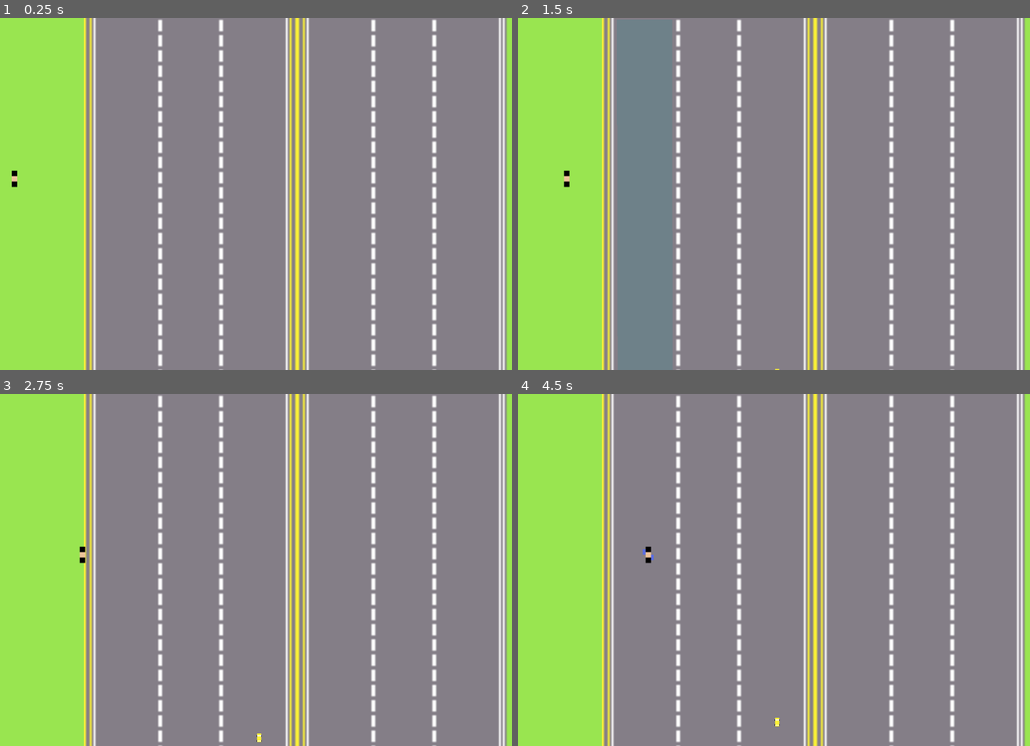
Above: before the commit, frames 1-4 (two rows, left to right).
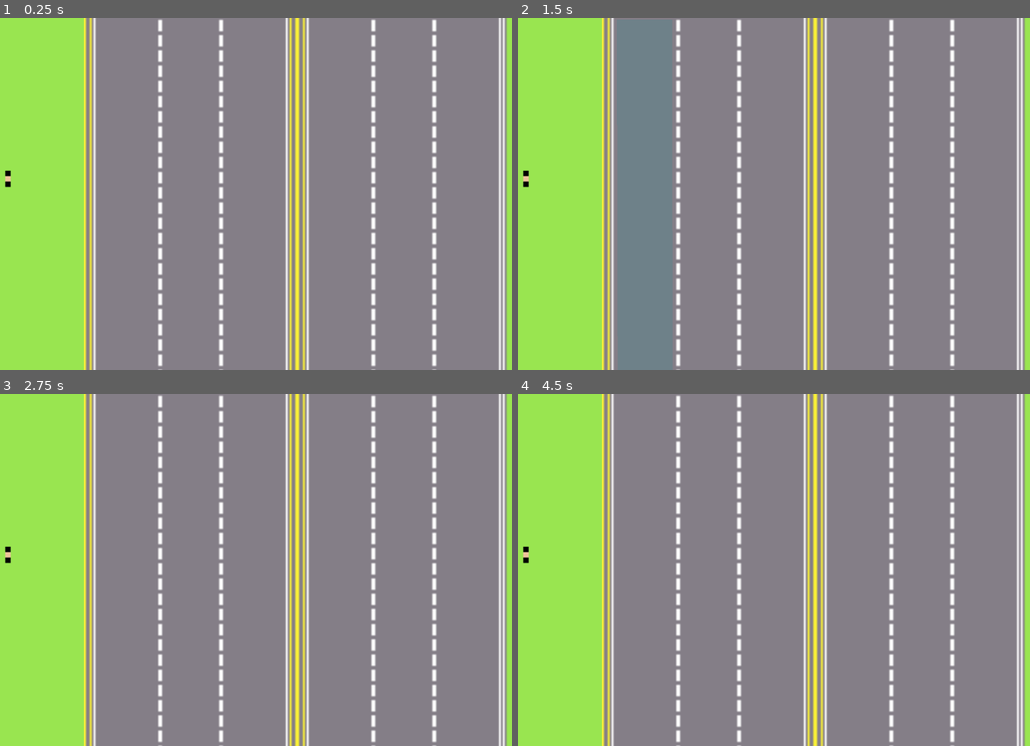
Above: after the commit, the same moments.

Repository: lewis785/gmtk-game-jam-2023
Game: Godot game, scene res://scenes/world.tscn
Same seed, same stepped clock (60 frames per second), same inputs: the game is played once before the commit and once after it.
Inputs (mouse positions are in pixels of both pictures, inside the frame that each line leads up to):
- Up to frame 1 (0.25 s): no input
- Up to frame 2 (1.5 s): move the mouse to (902, 176) at 0.52 s; click (902, 176) at 0.67 s; move the mouse to (635, 211) at 1.27 s; click (635, 211) at 1.42 s
- Up to frame 3 (2.75 s): move the mouse to (307, 492) at 2.02 s; click (307, 492) at 2.17 s
- Up to frame 4 (4.5 s): move the mouse to (733, 640) at 2.77 s; click (733, 640) at 2.92 s; move the mouse to (953, 622) at 3.52 s; click (953, 622) at 3.67 s; tap Enter at 4.25 s; move the mouse to (574, 517) at 4.27 s; click (574, 517) at 4.42 s

The runs differ from the first frame. In frame 1, 0.1% of the frame differs, in the area x 0-4%, y 43-49%; in frame 2, 0.1%; in frame 3, 0.1%; in frame 4, 0.2%, in the area x 0-52%, y 43-95%.
Error after the commit: Parse Error: Function "cbmove_and_slide()" not found in base self. (res://scripts/MoveComponent.gd:17)

Commit message:
ADD Score Component

Diff:
--- /dev/null
+++ b/scenes/components/ScoreComponent.tscn
@@ -0,0 +1,6 @@
+[gd_scene load_steps=2 format=3 uid="uid://ba80g6jmp6t1a"]
+
+[ext_resource type="Script" path="res://scripts/ScoreComponent.gd" id="1_jp1lo"]
+
+[node name="ScoreComponent" type="Node"]
+script = ExtResource("1_jp1lo")
--- /dev/null
+++ b/scenes/components/ScoreMainComponent.tscn
@@ -0,0 +1,6 @@
+[gd_scene load_steps=2 format=3 uid="uid://b8h0hqd3s77vk"]
+
+[ext_resource type="Script" path="res://scripts/ScoreMainComponent.gd" id="1_3mcln"]
+
+[node name="ScoreMainComponent" type="Node"]
+script = ExtResource("1_3mcln")
--- /dev/null
+++ b/scenes/person/Person.gd
@@ -0,0 +1,10 @@
+extends Node2D
+
+
+# Called when the node enters the scene tree for the first time.
+func _ready():
+	pass # Replace with function body.
+
+
+func _on_collision_component_body_entered(body):
+	#if body.group
--- a/scenes/person/Person.tscn
+++ b/scenes/person/Person.tscn
@@ -1,8 +1,10 @@
-[gd_scene load_steps=8 format=3 uid="uid://bsv8xxwo38t8m"]
+[gd_scene load_steps=9 format=3 uid="uid://bsv8xxwo38t8m"]
 
 [ext_resource type="Script" path="res://scripts/MoveComponent.gd" id="1_ntk0a"]
 [ext_resource type="PackedScene" uid="uid://ctn8s6hg8toiu" path="res://scenes/components/CollisionComponent.tscn" id="2_u36dg"]
 [ext_resource type="Texture2D" uid="uid://boq1x5ako5r5b" path="res://assets/entities/Bad_Person_Walking.png" id="3_ms1a4"]
+[ext_resource type="Script" path="res://scenes/person/Person.gd" id="4_2vfgt"]
+[ext_resource type="PackedScene" uid="uid://ba80g6jmp6t1a" path="res://scenes/components/ScoreComponent.tscn" id="5_sfrei"]
 
 [sub_resource type="CircleShape2D" id="CircleShape2D_7vbo2"]
 
@@ -75,8 +77,6 @@
 "default": SubResource("Animation_g1a2d")
 }
 
-[sub_resource type="CircleShape2D" id="CircleShape2D_chgsy"]
-
 [node name="Person" type="CharacterBody2D" node_paths=PackedStringArray("animation")]
 scale = Vector2(10, 10)
 script = ExtResource("1_ntk0a")
@@ -110,5 +110,7 @@
 "": SubResource("AnimationLibrary_dob84")
 }
 
-[node name="CollisionShape2D" type="CollisionShape2D" parent="."]
-shape = SubResource("CircleShape2D_chgsy")
+[node name="CollisionShape2D" type="Node2D" parent="."]
+script = ExtResource("4_2vfgt")
+
+[node name="ScoreComponent" parent="." instance=ExtResource("5_sfrei")]
--- a/scripts/CollisionComponent.gd
+++ b/scripts/CollisionComponent.gd
@@ -1,5 +1,7 @@
 extends Area2D
 
+
+@export var ScoreComponent:
 
 func on_collide(entity):
 	#entity.onCollide()
--- a/scripts/MoveComponent.gd
+++ b/scripts/MoveComponent.gd
@@ -3,6 +3,7 @@
 @export var speed = 1000.0
 @export_enum("UP", "RIGHT") var direction = "UP"
 @export var animation: AnimationPlayer
+@export var cb: CharacterBody2D
 
 var movementDirection = {
 	"UP": Vector2.UP,
@@ -13,7 +14,7 @@
 	velocity = movementDirection[direction] * speed * delta
 	if animation != null:
 		animation.play("default")
-	move_and_slide()
+	cbmove_and_slide()
 
 func _physics_process(delta):
 	move(delta)
--- /dev/null
+++ b/scripts/ScoreComponent.gd
@@ -0,0 +1,9 @@
+extends Node
+
+var signal_bus
+
+func _on_ready():
+	signal_bus = get_node("/root/SignalBus")
+
+func add_score(score: int):
+	signal_bus.emit_signal("score_update", score)
--- /dev/null
+++ b/scripts/ScoreMainComponent.gd
@@ -0,0 +1,13 @@
+extends Node
+
+var signal_bus
+var score
+
+# Called when the node enters the scene tree for the first time.
+func _ready():
+	score = 0
+	signal_bus = get_node("/root/SignalBus")
+	signal_bus.connect('score_update', update_score)
+
+func update_score(value: int):
+	score += value
